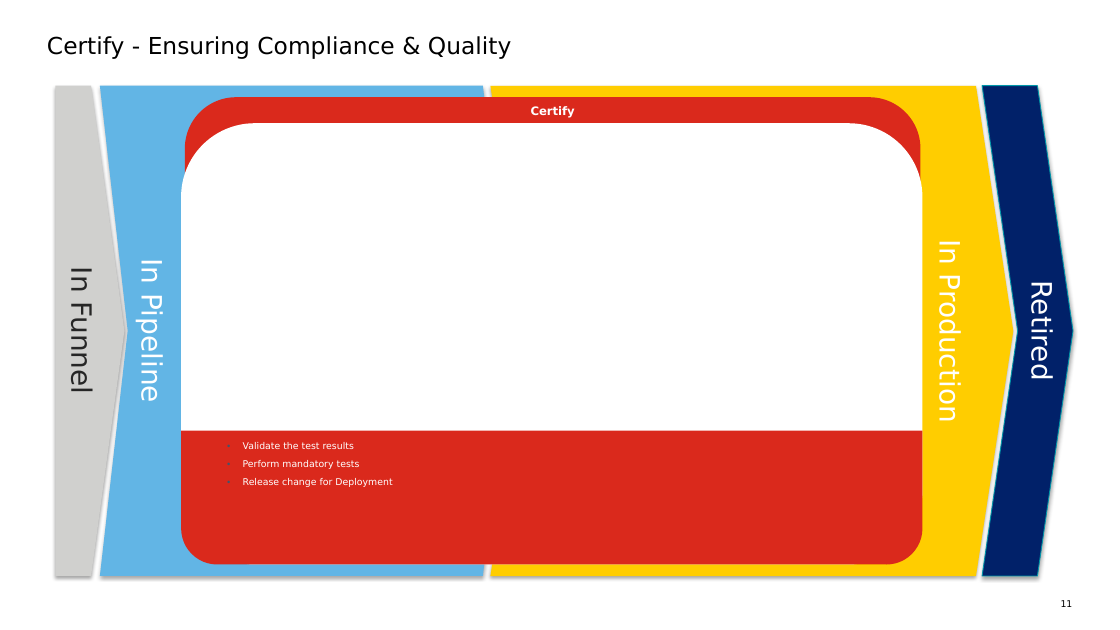
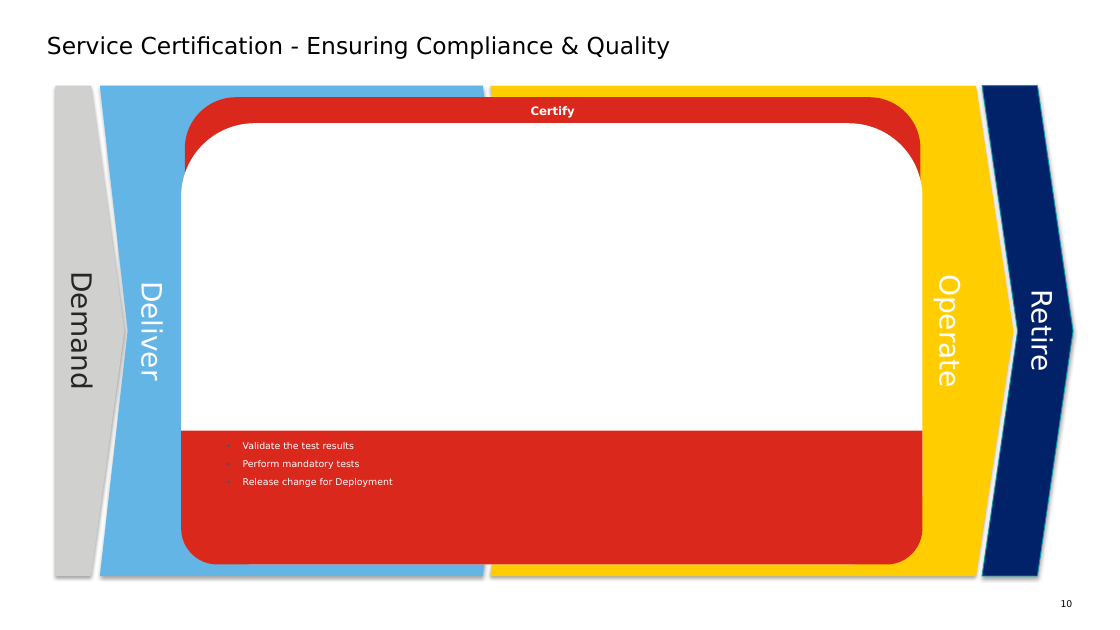
Before and after one commit to sjhoeksma/docs4it, a slide deck: slide 10 of support-material/docs4IT.pptx (slide 11 before the commit). Drawn at 1120x630 pixels with LibreOffice and Linux fonts; fonts in the diff are those of the drawing. Boxes give left, top, right and bottom in pixels: in the first picture for what was removed or moved away, otherwise in the second. Text is boxed around its words. In the diff, an @@ line names an element or a change of style, - is before the commit and + after.

Commit message:
Update Service Life Cycle

```diff
--- a/support-material/docs4IT.pptx
+++ b/support-material/docs4IT.pptx
@@ title at bbox=[47, 36, 670, 59]: text changed @@
-Certify - Ensuring Compliance & Quality
+Service Certification - Ensuring Compliance & Quality
@@ text in pentagon arrow at bbox=[65, 282, 98, 387]: text changed @@
-In Funnel
+Demand
@@ text in chevron at bbox=[135, 291, 168, 378]: text changed @@
-In Pipeline
+Deliver
@@ text in chevron at bbox=[933, 285, 966, 385]: text changed @@
-In Production
+Operate
@@ text in chevron at bbox=[1025, 298, 1058, 370]: text changed @@
-Retired
+Retire
@@ page number at bbox=[1061, 600, 1073, 607]: text changed @@
-11
+10
```
Also in this commit, not shown: 12 other slides changed, 4 slides added, 24 other files.
